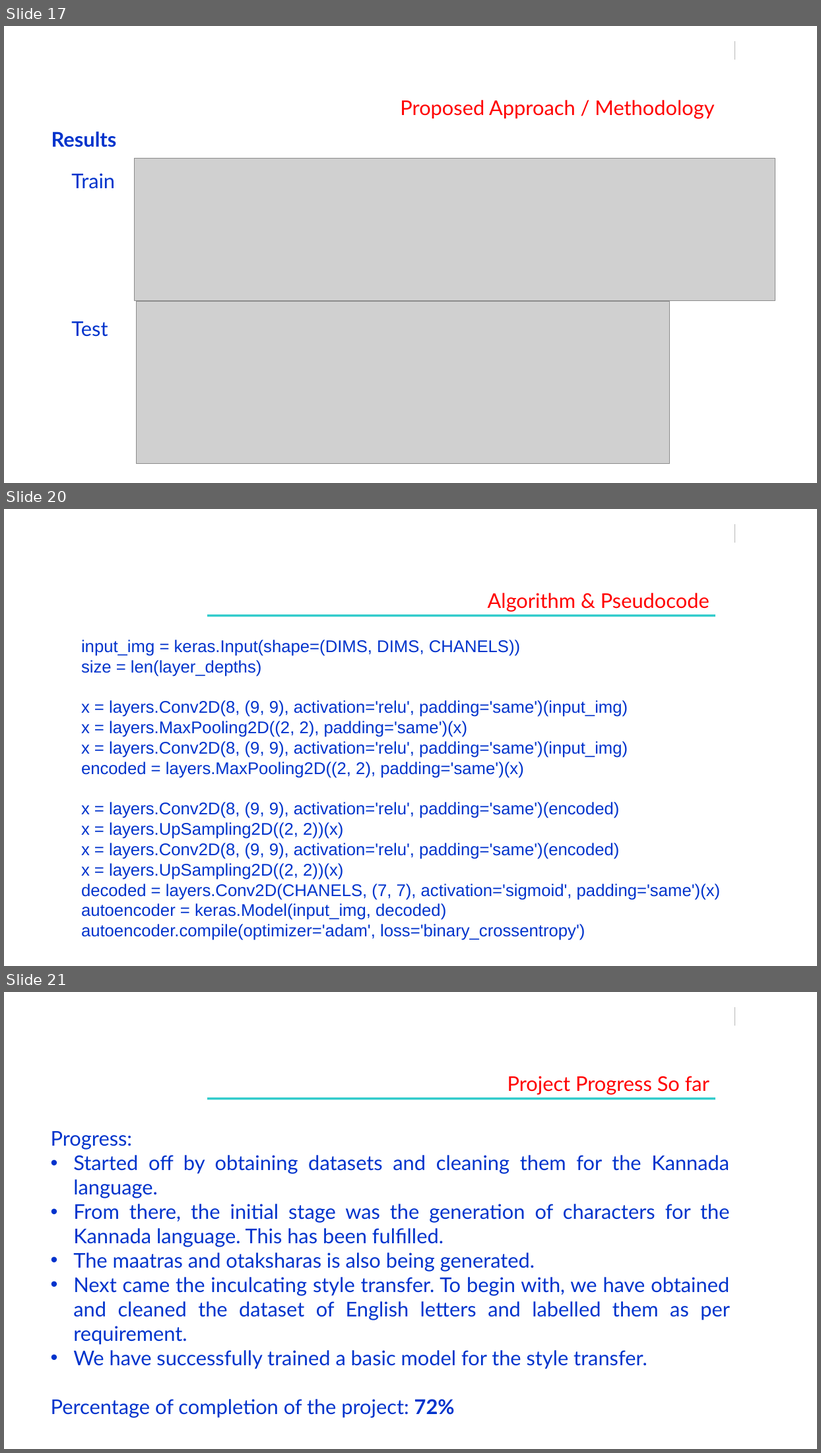
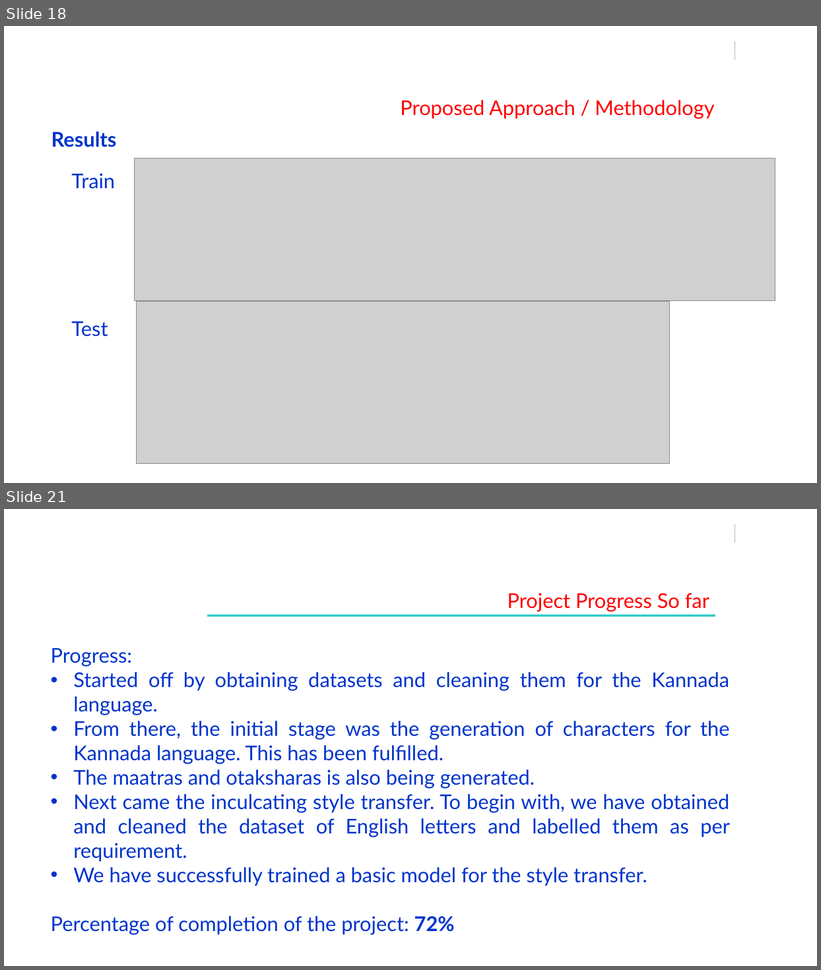
Before and after one commit to saahil-jain/Font_Style_Transfer, a slide deck: Documents/REVIEW - 2 - UE17CS490B – Capstone Project Phase – 2.pptx. Shown one above the other, each under a label of ours: slides 17, 20 and 21 before the commit, slides 18 and 21 after it; the slides between them are not shown. The pictures are 821x1453 and 821x970 pixels, drawn with LibreOffice and Linux fonts; fonts in the diff are those of the drawing; grey boxes stand for pictures; background and template pictures are left out. Boxes give left, top, right and bottom in pixels: in the first picture for what was removed or moved away, otherwise in the second. Text is boxed around its words. In the diff, an @@ line names an element or a change of style, - is before the commit and + after.

```diff
--- a/Documents/REVIEW - 2 - UE17CS490B – Capstone Project Phase – 2.pptx
+++ b/Documents/REVIEW - 2 - UE17CS490B – Capstone Project Phase – 2.pptx
@@ slide 20 removed at (4, 509, 817, 966), background #FFFFFF; not listed: 1 template element that a slide beside it also shows @@
@@ text removed at (488, 593, 710, 612) @@
-Algorithm & Pseudocode
@@ rectangle removed at (207, 615, 715, 617) @@
@@ text removed at (81, 640, 721, 941) @@
-input_img = keras.Input(shape=(DIMS, DIMS, CHANELS))
-size = len(layer_depths)
-x = layers.Conv2D(8, (9, 9), activation='relu', padding='same')(input_img)
-x = layers.MaxPooling2D((2, 2), padding='same')(x)
-x = layers.Conv2D(8, (9, 9), activation='relu', padding='same')(input_img)
-encoded = layers.MaxPooling2D((2, 2), padding='same')(x)
-x = layers.Conv2D(8, (9, 9), activation='relu', padding='same')(encoded)
-x = layers.UpSampling2D((2, 2))(x)
-x = layers.Conv2D(8, (9, 9), activation='relu', padding='same')(encoded)
-x = layers.UpSampling2D((2, 2))(x)
-decoded = layers.Conv2D(CHANELS, (7, 7), activation='sigmoid', padding='same')(x)
-autoencoder = keras.Model(input_img, decoded)
-autoencoder.compile(optimizer='adam', loss='binary_crossentropy')
@@ what was slide 17 is now slide 18 @@
```
Also in this commit, not shown: 7 slides changed, 1 slide added.
